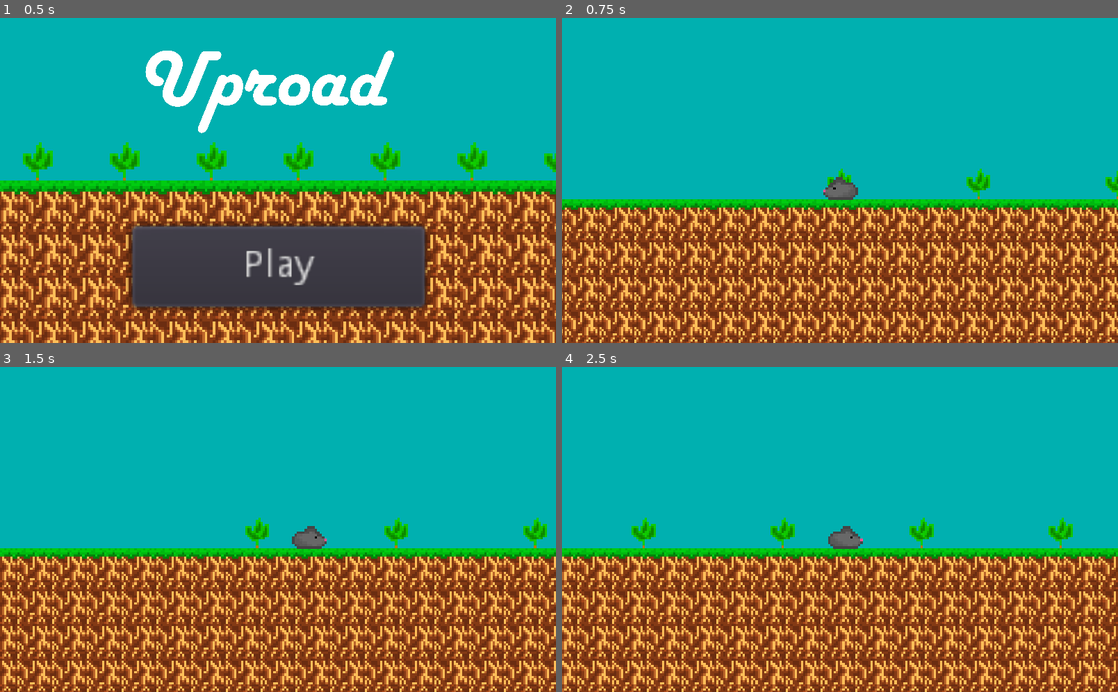
Above: before the commit, frames 1-4 (two rows, left to right).
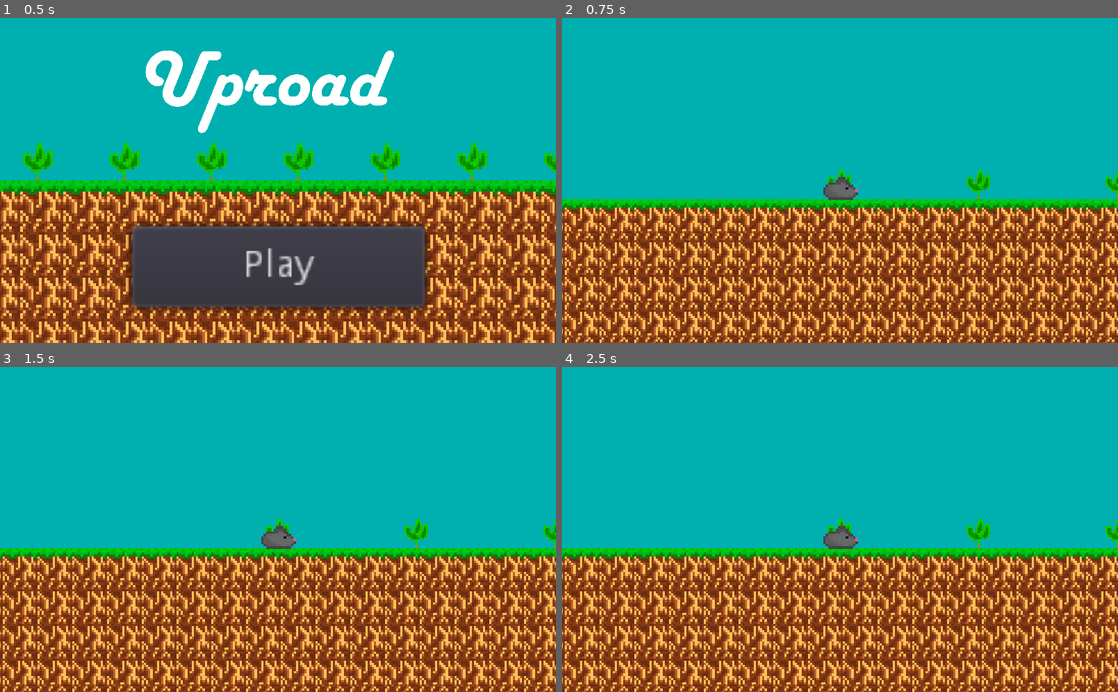
Above: after the commit, the same moments.

Repository: EndersteveGamer/GGJ-2023
Game: Godot game, scene res://Scene/Intro/Intro.tscn
The game is run twice, just before and just after one commit, with the same random seed, the same clock (stepped at 60 frames per second) and the same inputs.
Inputs:
- Up to frame 1 (0.5 s): no input
- Up to frame 2 (0.75 s): click "Play" at 0.5 s
- Up to frame 3 (1.5 s): tap Enter at 1.25 s; hold Right (ui_right) from 1.28 s (still down)
- Up to frame 4 (2.5 s): release Right (ui_right) at 2.03 s; hold Down (ui_down) from 2.03 s (still down)

Frame 1 is identical in both runs. In frame 2, less than 0.1% of the frame differs, in the area x 47-54%, y 48-54%; in frame 3, 31%; in frame 4, 33%, in the area x 0-100%, y 46-100%.
Error after the commit: Parse Error: Error parsing expression, misplaced: ')' (res://Script/Rat.gd:17)

Commit message:
plant yet again

Diff:
--- a/The Other Godot Project/Scene/Rat.tscn
+++ b/The Other Godot Project/Scene/Rat.tscn
@@ -8,6 +8,9 @@
 
 [node name="Rat" type="KinematicBody2D"]
 script = ExtResource( 2 )
+speed = null
+deceleration = null
+timeToUproot = null
 
 [node name="Sprite" type="Sprite" parent="."]
 position = Vector2( 1.42109e-14, 6 )
--- a/The Other Godot Project/Script/Rat.gd
+++ b/The Other Godot Project/Script/Rat.gd
@@ -13,6 +13,8 @@
 var uproot=null #the plant the rat picked, if null the rat is empty handed
 var uprooting=0
 export var timeToUproot=0.5
+
+var plantGray=preload()
 
 var index=0
 
